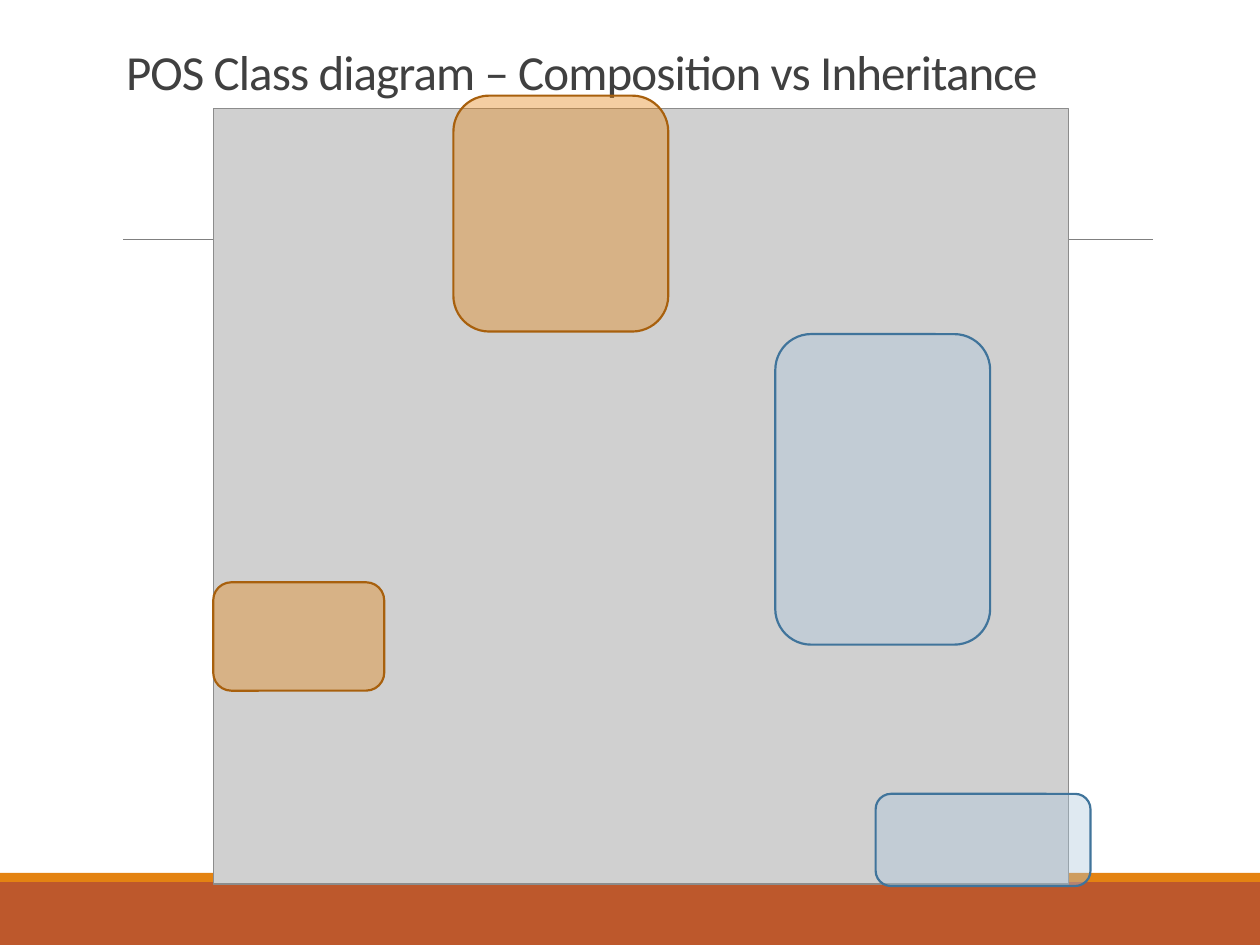
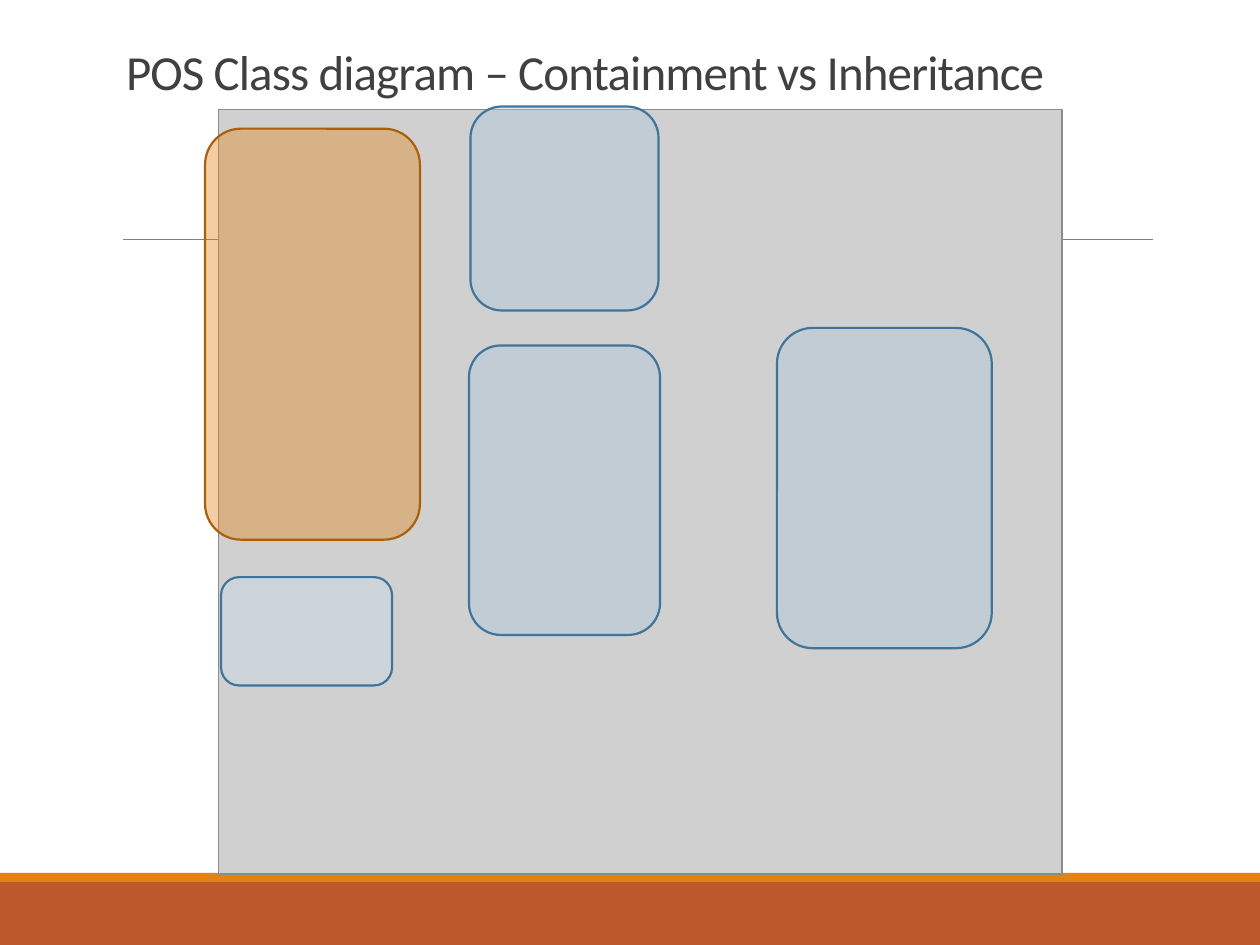
Before and after one commit to deeperj/dillinger, a slide deck: slide 15 of thesis/ukapp2/wqu_isc/sofware_design/Javabc04.pptx. Drawn at 1260x945 pixels with LibreOffice and Linux fonts; fonts in the diff are those of the drawing; grey boxes stand for pictures. Boxes give left, top, right and bottom in pixels: in the first picture for what was removed or moved away, otherwise in the second. Text is boxed around its words. In the diff, an @@ line names an element or a change of style, - is before the commit and + after.

```diff
--- a/thesis/ukapp2/wqu_isc/sofware_design/Javabc04.pptx
+++ b/thesis/ukapp2/wqu_isc/sofware_design/Javabc04.pptx
@@ title at (126, 56, 1045, 99): text changed @@
-POS Class diagram – Composition vs Inheritance
+POS Class diagram – Containment vs Inheritance
@@ picture: place and size @@
-picture at (213, 108, 1068, 883)
+picture at (218, 110, 1062, 874)
@@ rounded rectangle added at (470, 107, 658, 311), fill #ADC8DD at 39% opacity, outline #40749B 1.25 pt @@
@@ rounded rectangle: place and size @@
-rounded rectangle at (454, 96, 668, 331)
+rounded rectangle at (205, 129, 420, 539)
@@ rounded rectangle: place and size @@
-rounded rectangle at (775, 334, 989, 644)
+rounded rectangle at (777, 328, 992, 648)
@@ rounded rectangle added at (469, 345, 660, 635), fill #ADC8DD at 39% opacity, outline #40749B 1.25 pt @@
@@ rounded rectangle: place and size @@
-rounded rectangle at (213, 582, 384, 690)
+rounded rectangle at (220, 577, 392, 685)
@@ rounded rectangle at (220, 577, 392, 685): fill #E48312 at 39% opacity to #CCDDEA at 39% opacity; outline #A9610D 1.25 pt to #40749B 1.25 pt @@
@@ rounded rectangle removed at (876, 794, 1090, 886) @@
```
Also in this commit, not shown: 2 other slides changed, 1 other file.
